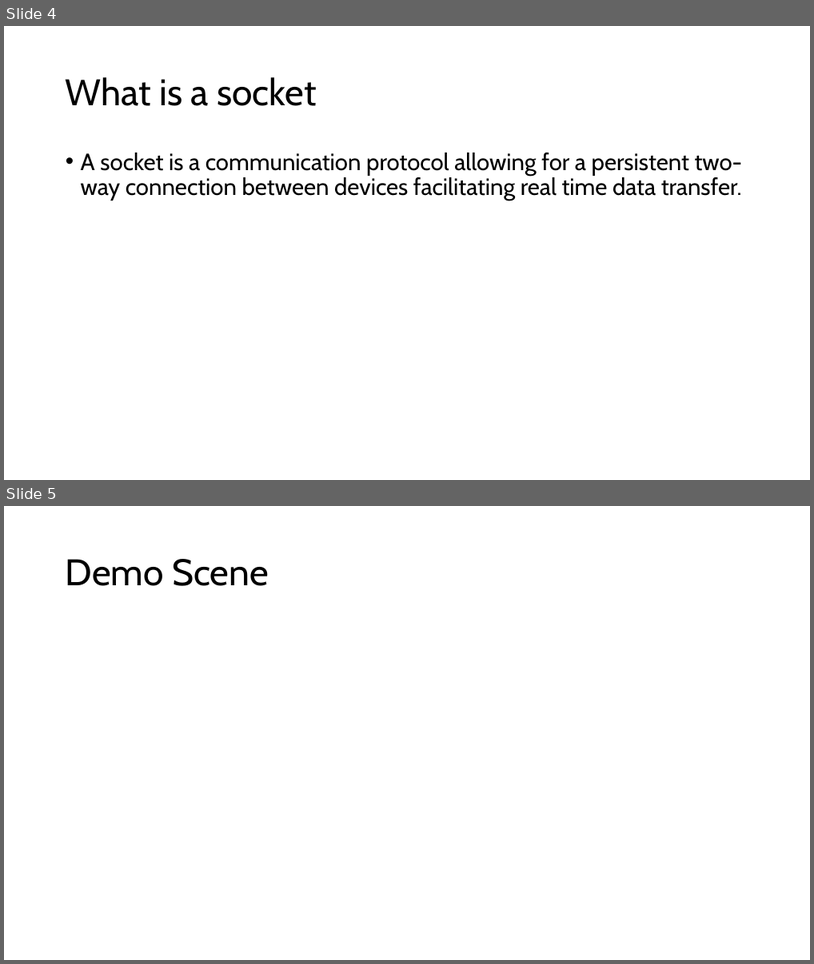
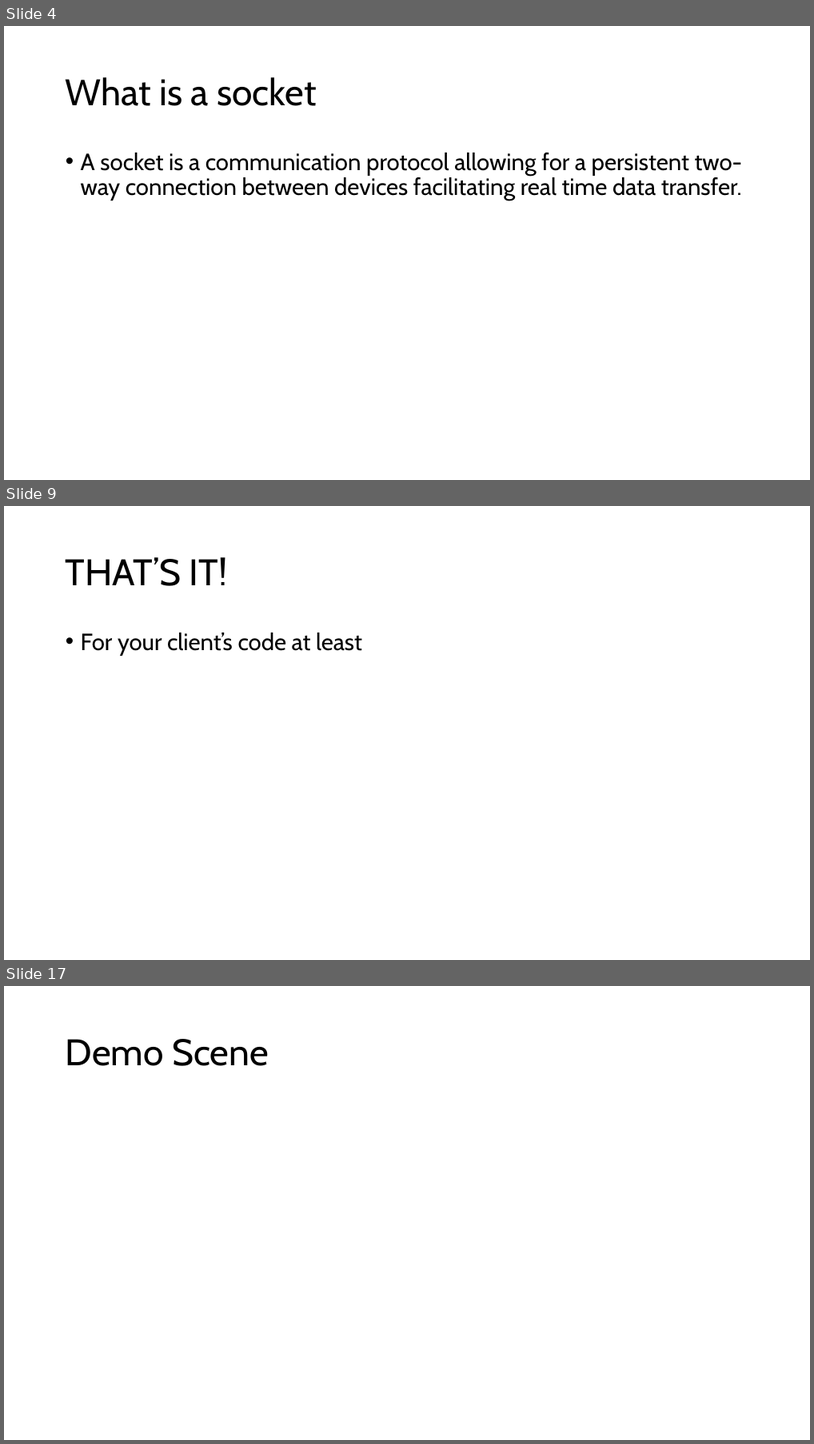
Before and after one commit to JamesB0010/ThreeJsMultiplayerDemonstration, a slide deck: Presentation/Multiplayer web games.pptx. Shown one above the other, each under a label of ours: slides 4 and 5 before the commit, slides 4, 9 and 17 after it; the slides between them are not shown. The pictures are 814x964 and 814x1444 pixels, drawn with LibreOffice and Linux fonts; fonts in the diff are those of the drawing. Boxes give left, top, right and bottom in pixels: in the first picture for what was removed or moved away, otherwise in the second. Text is boxed around its words. In the diff, an @@ line names an element or a change of style, - is before the commit and + after.

```diff
--- a/Presentation/Multiplayer web games.pptx
+++ b/Presentation/Multiplayer web games.pptx
@@ slide 9 added at [4,506,810,960], background #FFFFFF @@
@@ title added at [66,557,228,586], 44 pt, text #000000 @@
+THAT’S IT!
@@ text added at [81,632,362,656], 28 pt, text #000000 @@
+• For your client’s code at least
@@ what was slide 5 is now slide 17 @@
```
Also in this commit, not shown: 1 slide changed, 12 other slides added.
